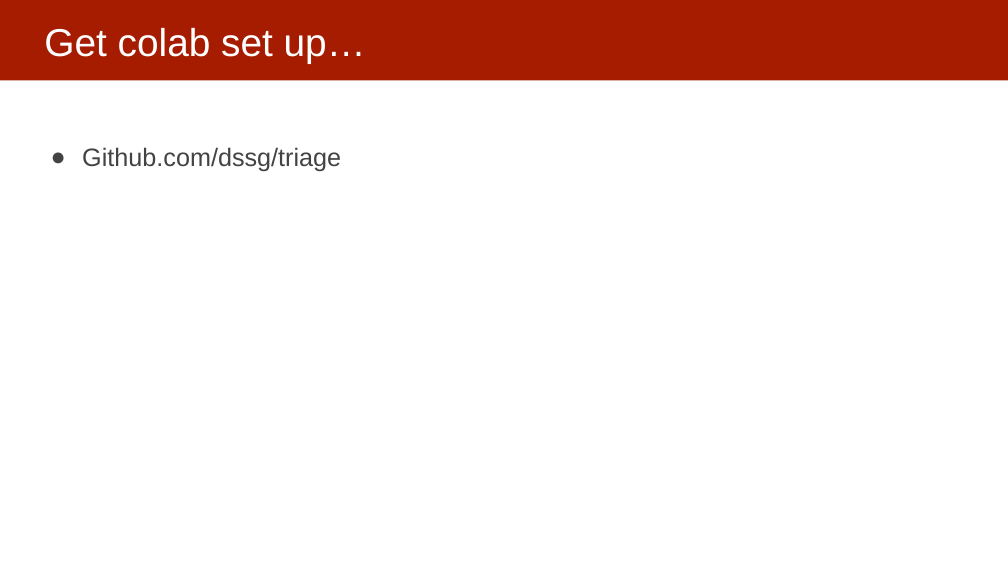
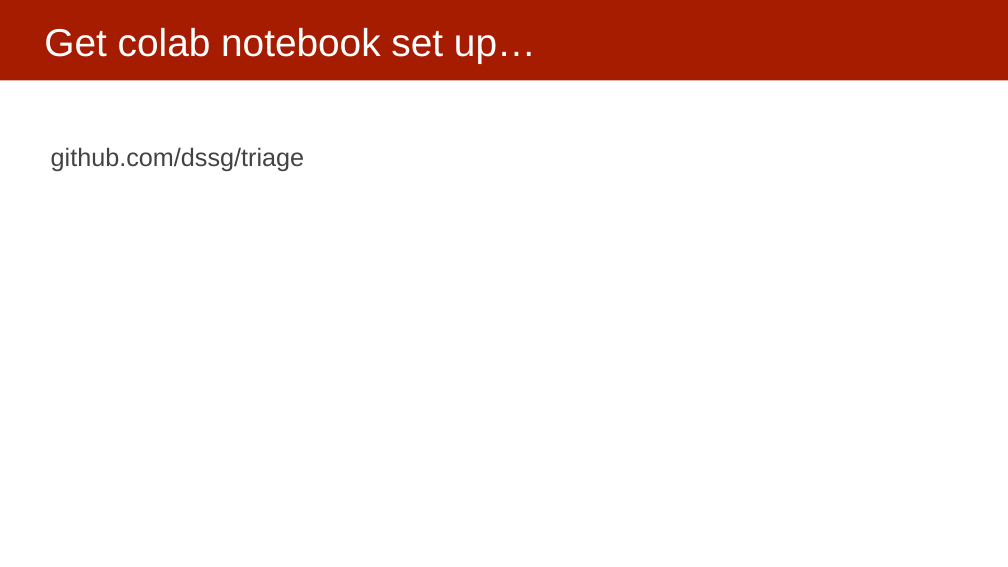
Before and after one commit to dssg/mlforpublicpolicylab, a slide deck: slide 3 of techsessions/triage_tech_session_2025.pptx. Drawn at 1008x567 pixels with LibreOffice and Linux fonts; fonts in the diff are those of the drawing. Boxes give left, top, right and bottom in pixels: in the first picture for what was removed or moved away, otherwise in the second. Text is boxed around its words. In the diff, an @@ line names an element or a change of style, - is before the commit and + after.

```diff
--- a/techsessions/triage_tech_session_2025.pptx
+++ b/techsessions/triage_tech_session_2025.pptx
@@ title at bbox=[44, 28, 536, 63]: text changed @@
-Get colab set up…
+Get colab notebook set up…
@@ text at bbox=[51, 147, 304, 171]: text changed @@
-● Github.com/dssg/triage
+github.com/dssg/triage
```
Also in this commit, not shown: 1 other slide changed, 1 other file.
